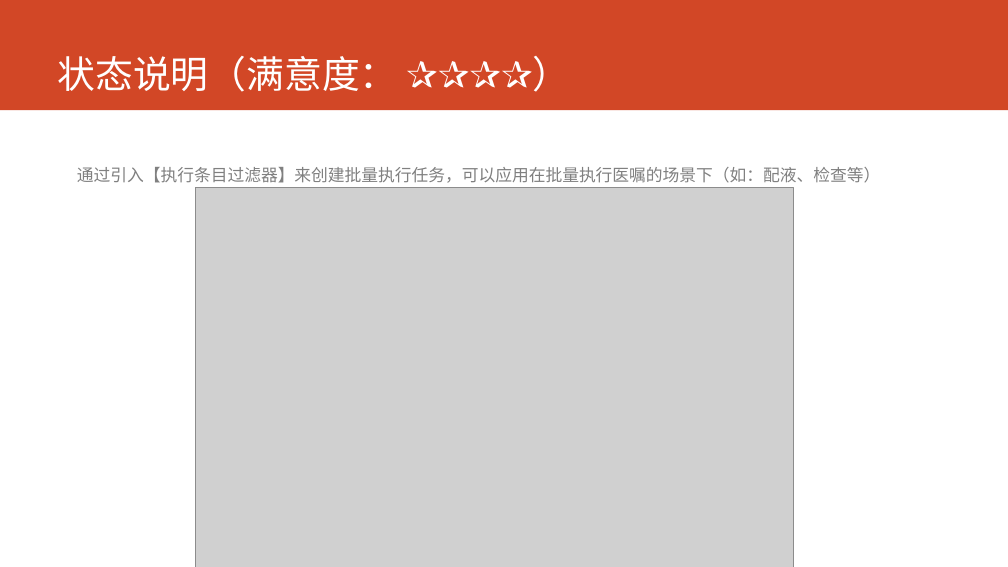
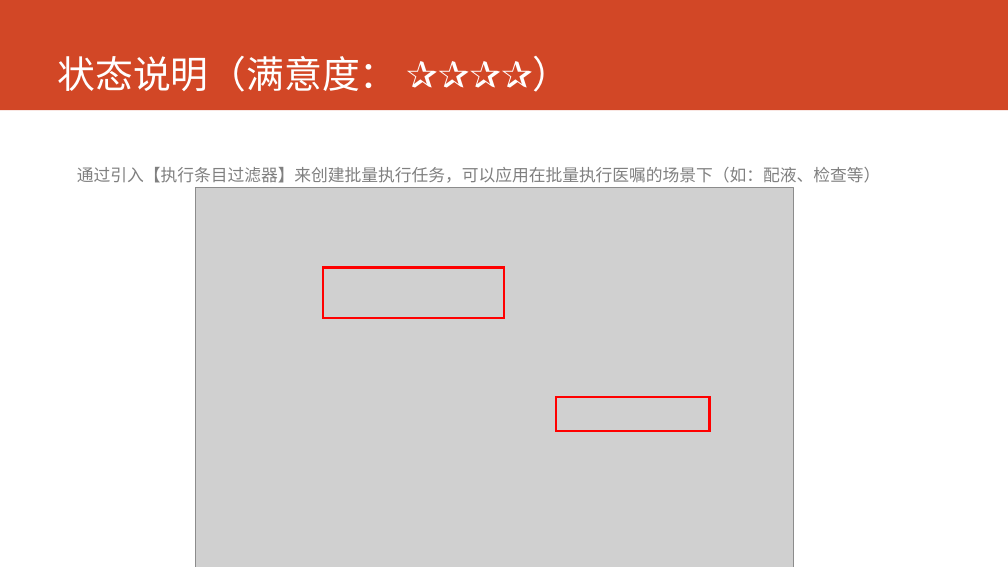
Before and after one commit to AppSecAI-TEST/hospital, a slide deck: slide 7 of doc/状态报告 2017-6-2.pptx. Drawn at 1008x567 pixels with LibreOffice and Linux fonts; fonts in the diff are those of the drawing; grey boxes stand for pictures. Boxes give left, top, right and bottom in pixels: in the first picture for what was removed or moved away, otherwise in the second. Text is boxed around its words. In the diff, an @@ line names an element or a change of style, - is before the commit and + after.

```diff
--- a/doc/状态报告 2017-6-2.pptx
+++ b/doc/状态报告 2017-6-2.pptx
@@ rectangle added at <box>323,268,504,318</box>, outline #FF0000 2 pt @@
@@ rectangle added at <box>556,397,709,431</box>, outline #FF0000 2 pt @@
```
Also in this commit, not shown: 2 other slides changed, 2 other files.
